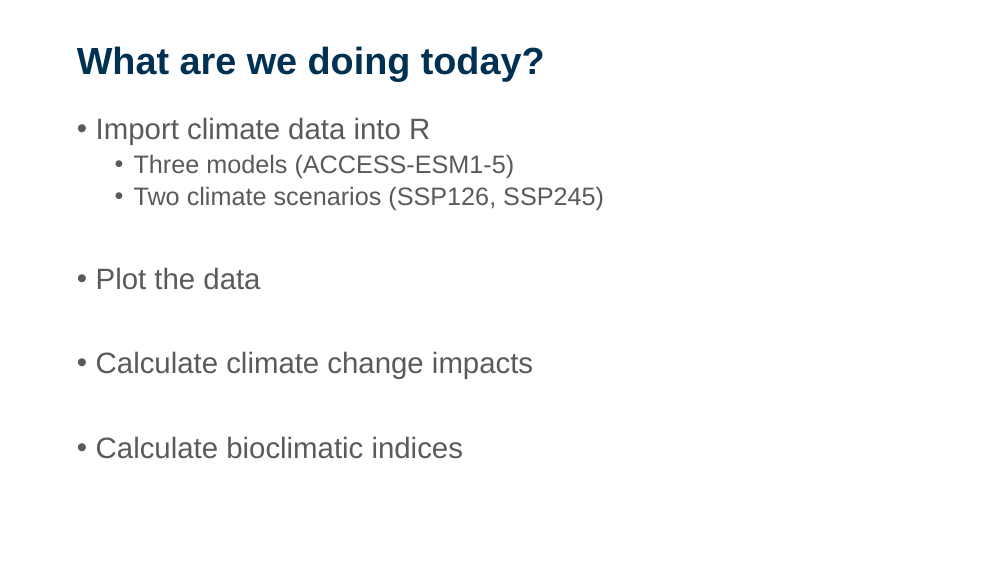
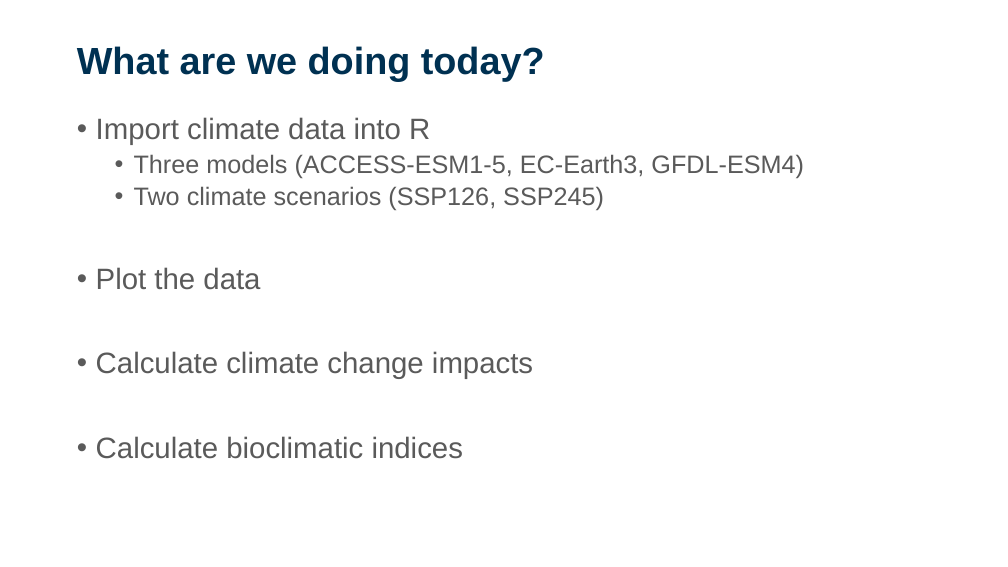
Before and after one commit to sdesrosiers1989/ICCB_Projections, a slide deck: slide 11 of ICCB2025_Session2_ClimateProjections.pptx. Drawn at 1008x567 pixels with LibreOffice and Linux fonts; fonts in the diff are those of the drawing; background and template pictures are left out. Boxes give left, top, right and bottom in pixels: in the first picture for what was removed or moved away, otherwise in the second. Text is boxed around its words. In the diff, an @@ line names an element or a change of style, - is before the commit and + after.

```diff
--- a/ICCB2025_Session2_ClimateProjections.pptx
+++ b/ICCB2025_Session2_ClimateProjections.pptx
@@ text at (134, 154, 804, 178): text changed @@
-  • Three models (ACCESS-ESM1-5)
+  • Three models (ACCESS-ESM1-5, EC-Earth3, GFDL-ESM4)
```
Also in this commit, not shown: 6 other slides changed, 1 slide added, 10 other files.
